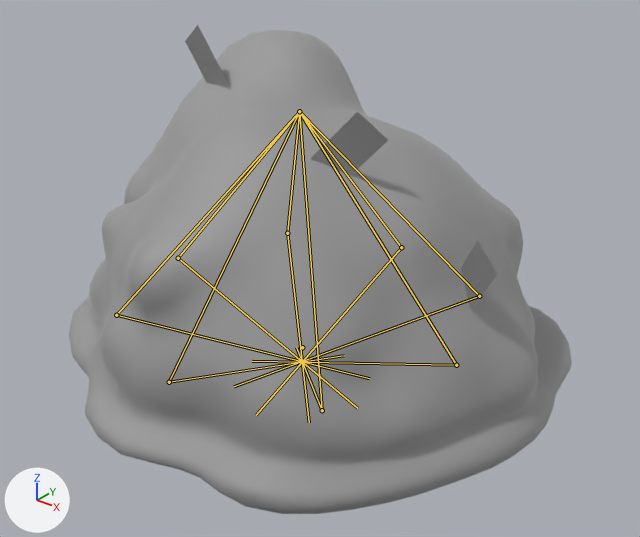
Renders of the FBX model Assets/Resources/Sims/Actors/Homunculi/Vanilmirth/Blender/FBX/Vanilmirth.fbx from each side of a commit.
Before and after are seen from a 50 mm camera at (5.08, -6.06, 4.74) aimed at (0.33, -0.12, 1.06). Every picture has the same lights, and +X, +Y and +Z are marked at lower left. The bones that change are drawn over the model as lines.

Names of what the first picture shows: 'Body', 'Cards'.
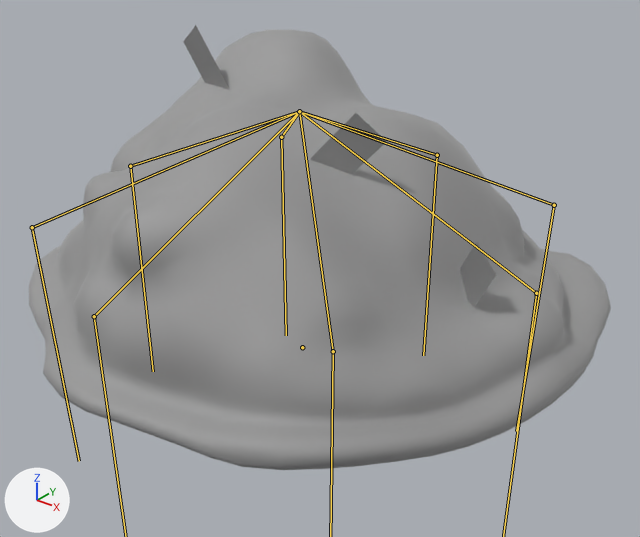
The newer file adds an action. The first version stands in its rest pose; the second is drawn at frame 20 of the action 'Armature|MOTION_IDLE'.

What differs and where, as boxes (x1, y1, x2, y2) in the pictures (640 x 537 px):
'Body', posed (16% wider, 9% shorter): before (69, 30, 572, 514); after (29, 29, 611, 470)
'Cards', posed: before (185, 25, 497, 310); after (183, 25, 496, 307)
bone 'bodyBack', root to tip: before (299, 111) to (169, 382); after (299, 111) to (94, 316)
bone 'bodyFront', root to tip: before (299, 111) to (401, 247); after (299, 111) to (437, 155)
bone 'bodyFrontBase', root to tip: before (401, 247) to (256, 415); after (437, 155) to (423, 355)
bone 'bodyLeft', root to tip: before (299, 111) to (178, 258); after (299, 111) to (130, 166)
bone 'bodyLeftBase', root to tip: before (178, 258) to (357, 408); after (130, 166) to (153, 371)
bone 'bodyRight', root to tip: before (299, 111) to (456, 365); after (299, 111) to (536, 293)
bone 'bodyBackLeft', root to tip: before (299, 111) to (116, 315); after (299, 111) to (32, 227)
bone 'bodyBackLeftBase', root to tip: before (116, 315) to (369, 378); after (32, 227) to (79, 461)
bone 'bodyBackRight', root to tip: before (299, 111) to (322, 410); after (299, 111) to (333, 351)
bone 'bodyFrontRight', root to tip: before (299, 111) to (479, 296); after (299, 111) to (554, 205)
bone 'bodyFrontRightBase', root to tip: before (479, 296) to (234, 386); after (554, 205) to (516, 431)
bone 'bodyFrontLeft', root to tip: before (299, 111) to (287, 233); after (299, 111) to (281, 137)
bone 'bodyFrontLeftBase', root to tip: before (287, 233) to (309, 422); after (281, 137) to (286, 335)

The change, as a list of edits to the scene's bpy script:
```text
Change bone_global:
    where bone_global = bpy.data.objects['Armature'].pose.bones['Global']
    bone_global.rotation_quaternion: (1.0, 0.0, 0.0, 0.0) -> (1.0, -0.012, 0.0, 0.0)  # degrees (0, 0, 0) -> degrees (-1, 0, 0)
Change bone_bodyback:
    where bone_bodyback = bpy.data.objects['Armature'].pose.bones['bodyBack']  # child of 'bodyCenter'
    bone_bodyback.rotation_quaternion: (1.0, 0.0, 0.0, 0.0) -> (0.977, -0.215, 0.0, 0.0)  # degrees (0, 0, 0) -> degrees (-25, 0, 0)
Change bone_bodybackbase:
    where bone_bodybackbase = bpy.data.objects['Armature'].pose.bones['bodyBackBase']  # child of 'bodyBack'
    bone_bodybackbase.rotation_quaternion: (1.0, 0.0, 0.0, 0.0) -> (0.928, -0.373, 0.0, 0.0)  # degrees (0, 0, 0) -> degrees (-44, 0, 0)
Change bone_bodyfront:
    where bone_bodyfront = bpy.data.objects['Armature'].pose.bones['bodyFront']  # child of 'bodyCenter'
    bone_bodyfront.rotation_quaternion: (1.0, 0.0, 0.0, 0.0) -> (0.977, 0.215, 0.0, 0.0)  # degrees (0, 0, 0) -> degrees (25, 0, 0)
Change bone_bodyfrontbase:
    where bone_bodyfrontbase = bpy.data.objects['Armature'].pose.bones['bodyFrontBase']  # child of 'bodyFront'
    bone_bodyfrontbase.rotation_quaternion: (1.0, 0.0, 0.0, 0.0) -> (0.927, 0.375, 0.0, 0.0)  # degrees (0, 0, 0) -> degrees (44, 0, 0)
Change bone_bodyleft:
    where bone_bodyleft = bpy.data.objects['Armature'].pose.bones['bodyLeft']  # child of 'bodyCenter'
    bone_bodyleft.rotation_quaternion: (1.0, 0.0, 0.0, 0.0) -> (0.977, 0.144, 0.0, 0.159)  # degrees (0, 0, 0) -> degrees (16, -3, 18)
Change bone_bodyleftbase:
    where bone_bodyleftbase = bpy.data.objects['Armature'].pose.bones['bodyLeftBase']  # child of 'bodyLeft'
    bone_bodyleftbase.rotation_quaternion: (1.0, 0.0, 0.0, 0.0) -> (0.927, -0.351, 0.0, 0.13)  # degrees (0, 0, 0) -> degrees (-41, 5, 14)
Change bone_bodyright:
    where bone_bodyright = bpy.data.objects['Armature'].pose.bones['bodyRight']  # child of 'bodyCenter'
    bone_bodyright.rotation_quaternion: (1.0, 0.0, 0.0, 0.0) -> (0.977, 0.144, 0.0, -0.159)  # degrees (0, 0, 0) -> degrees (16, 3, -18)
Change bone_bodyrightbase:
    where bone_bodyrightbase = bpy.data.objects['Armature'].pose.bones['bodyRightBase']  # child of 'bodyRight'
    bone_bodyrightbase.rotation_quaternion: (1.0, 0.0, 0.0, 0.0) -> (0.927, -0.351, 0.0, -0.13)  # degrees (0, 0, 0) -> degrees (-41, -5, -14)
Change bone_bodybackleft:
    where bone_bodybackleft = bpy.data.objects['Armature'].pose.bones['bodyBackLeft']  # child of 'bodyCenter'
    bone_bodybackleft.rotation_quaternion: (1.0, 0.0, 0.0, 0.0) -> (0.976, -0.012, 0.0, 0.217)  # degrees (0, 0, 0) -> degrees (-1, 0, 25)
Change bone_bodybackleftbase:
    where bone_bodybackleftbase = bpy.data.objects['Armature'].pose.bones['bodyBackLeftBase']  # child of 'bodyBackLeft'
    bone_bodybackleftbase.rotation_quaternion: (1.0, 0.0, 0.0, 0.0) -> (0.932, -0.358, 0.0, 0.052)  # degrees (0, 0, 0) -> degrees (-42, 2, 6)
Change bone_bodybackright:
    where bone_bodybackright = bpy.data.objects['Armature'].pose.bones['bodyBackRight']  # child of 'bodyCenter'
    bone_bodybackright.rotation_quaternion: (1.0, 0.0, 0.0, 0.0) -> (0.976, -0.012, 0.0, -0.217)  # degrees (0, 0, 0) -> degrees (-1, 0, -25)
Change bone_bodybackrightbase:
    where bone_bodybackrightbase = bpy.data.objects['Armature'].pose.bones['bodyBackRightBase']  # child of 'bodyBackRight'
    bone_bodybackrightbase.rotation_quaternion: (1.0, 0.0, 0.0, 0.0) -> (0.932, -0.358, 0.0, -0.052)  # degrees (0, 0, 0) -> degrees (-42, -2, -6)
Change bone_bodyfrontright:
    where bone_bodyfrontright = bpy.data.objects['Armature'].pose.bones['bodyFrontRight']  # child of 'bodyCenter'
    bone_bodyfrontright.rotation_quaternion: (1.0, 0.0, 0.0, 0.0) -> (0.976, 0.204, 0.0, -0.076)  # degrees (0, 0, 0) -> degrees (24, 2, -9)
Change bone_bodyfrontrightbase:
    where bone_bodyfrontrightbase = bpy.data.objects['Armature'].pose.bones['bodyFrontRightBase']  # child of 'bodyFrontRight'
    bone_bodyfrontrightbase.rotation_quaternion: (1.0, 0.0, 0.0, 0.0) -> (0.932, -0.253, 0.0, -0.261)  # degrees (0, 0, 0) -> degrees (-28, -8, -29)
Change bone_bodyfrontleft:
    where bone_bodyfrontleft = bpy.data.objects['Armature'].pose.bones['bodyFrontLeft']  # child of 'bodyCenter'
    bone_bodyfrontleft.rotation_quaternion: (1.0, 0.0, 0.0, 0.0) -> (0.976, 0.204, 0.0, 0.076)  # degrees (0, 0, 0) -> degrees (24, -2, 9)
Change bone_bodyfrontleftbase:
    where bone_bodyfrontleftbase = bpy.data.objects['Armature'].pose.bones['bodyFrontLeftBase']  # child of 'bodyFrontLeft'
    bone_bodyfrontleftbase.rotation_quaternion: (1.0, 0.0, 0.0, 0.0) -> (0.932, -0.253, 0.0, 0.261)  # degrees (0, 0, 0) -> degrees (-28, 8, 29)
```
